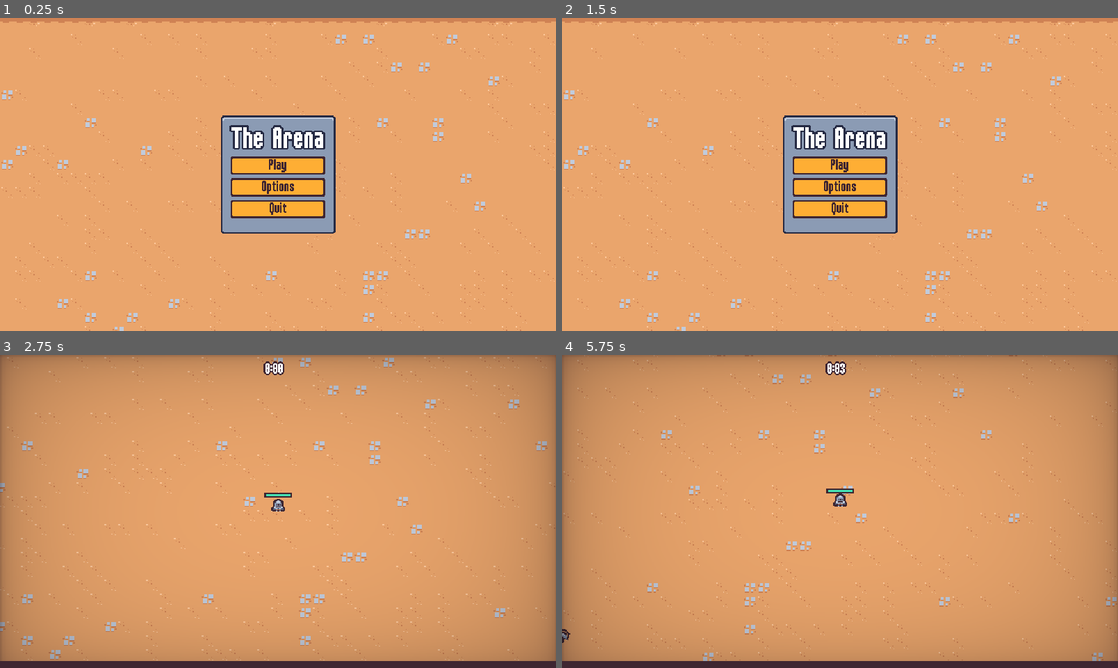
Above: before the commit, frames 1-4 (two rows, left to right).
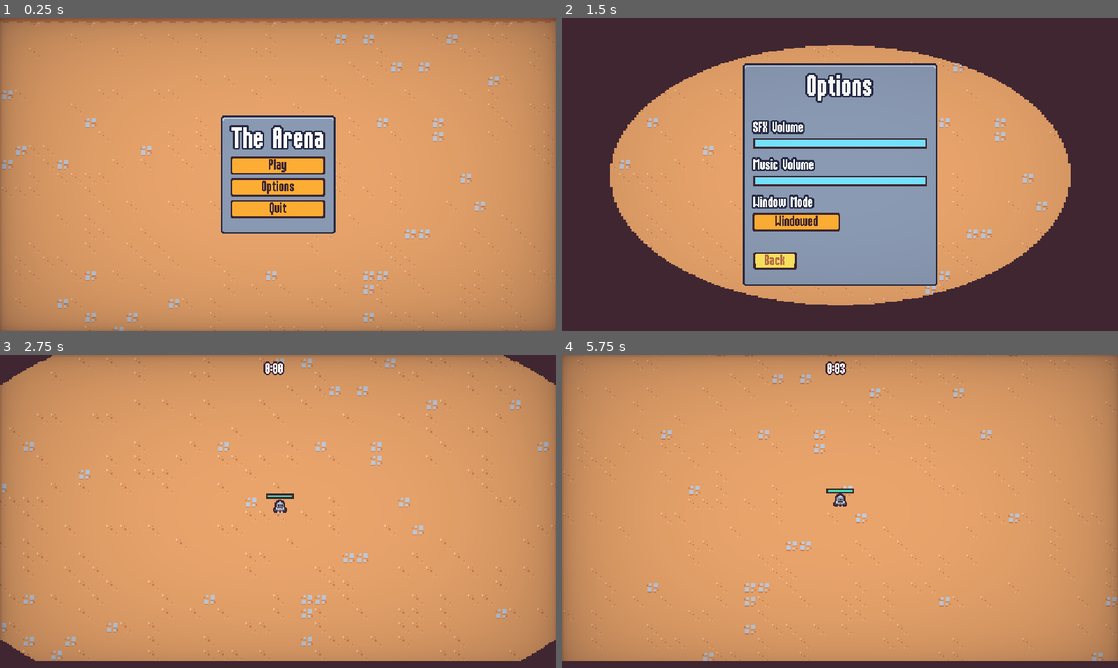
Above: after the commit, the same moments.

Repository: PWilliams0530/UdemySurvival2DGadotGame
Game: Godot game, scene res://scenes/UI/main_menu.tscn
Two runs of this game, one before a commit and one after it. Both use one fixed random seed, a clock stepped at 60 frames per second and the inputs below.
Inputs (mouse positions are in pixels of both pictures, inside the frame that each line leads up to):
- Up to frame 1 (0.25 s): no input
- Up to frame 2 (1.5 s): click "Options" at 0.5 s; click "Back" at 1.25 s
- Up to frame 3 (2.75 s): click "Play" at 2 s
- Up to frame 4 (5.75 s): move the mouse to (962, 495) at 2.77 s; press the mouse at (962, 495) at 2.78 s; hold Right (move_right) 2.78-3.53 s; move the mouse to (728, 527) at 3.52 s; release the mouse at (728, 527) at 3.53 s; hold S (move_down) 3.53-4.28 s; click (728, 527) at 3.6 s; move the mouse to (895, 442) at 4.27 s; press the mouse at (895, 442) at 4.28 s; hold Right (move_right) 4.28-5.03 s; move the mouse to (812, 574) at 5.02 s; release the mouse at (812, 574) at 5.03 s; hold Up (move_up) from 5.03 s (still down); click (812, 574) at 5.1 s

The runs differ from the first frame. In frame 1, 32% of the frame differs, in the area x 0-100%, y 0-100%; in frame 2, 69%; in frame 3, 5.0%; in frame 4, less than 0.1%.

Commit message:
AddedScreenTransitions

Diff:
--- a/project.godot
+++ b/project.godot
@@ -19,6 +19,7 @@
 
 GameEvents="*res://scenes/auto_load/game_events.tscn"
 MusicPlayer="*res://scenes/auto_load/music_player.tscn"
+ScreenTransition="*res://scenes/auto_load/screen_transition.tscn"
 
 [debug]
 
--- a/scenes/UI/end_screen.gd
+++ b/scenes/UI/end_screen.gd
@@ -25,6 +25,8 @@
 		$VictoryStreamPlayer.play()
 
 func on_restart_button_pressed():
+	ScreenTransition.transition()
+	await ScreenTransition.transitioned_halfway
 	get_tree().paused = false
 	get_tree().change_scene_to_file("res://scenes/main/main.tscn")
 
--- a/scenes/UI/main_menu.gd
+++ b/scenes/UI/main_menu.gd
@@ -8,9 +8,13 @@
 	$%QuitButton.pressed.connect(on_quit_pressed)
 
 func on_play_pressed():
+	ScreenTransition.transition()
+	await ScreenTransition.transitioned_halfway
 	get_tree().change_scene_to_file("res://scenes/main/main.tscn")
 
 func on_options_pressed():
+	ScreenTransition.transition()
+	await ScreenTransition.transitioned_halfway
 	var options_instance = options_scene.instantiate()
 	add_child(options_instance)
 	options_instance.back_pressed.connect(on_options_closed.bind(options_instance))
--- a/scenes/UI/main_menu.tscn
+++ b/scenes/UI/main_menu.tscn
@@ -9,6 +9,7 @@
 script = ExtResource("1_jonli")
 
 [node name="Vignette" parent="." instance=ExtResource("2_k7bme")]
+layer = 2
 
 [node name="TileMap" type="TileMap" parent="."]
 tile_set = ExtResource("1_h7l6k")
--- a/scenes/UI/options_menu.gd
+++ b/scenes/UI/options_menu.gd
@@ -48,4 +48,6 @@
 	set_bus_volume_percent(bus_name,value)
 
 func on_back_pressed():
+	ScreenTransition.transition()
+	await ScreenTransition.transitioned_halfway
 	back_pressed.emit()
--- a/scenes/UI/pause_menu.gd
+++ b/scenes/UI/pause_menu.gd
@@ -45,13 +45,19 @@
 	close()
 
 func on_quit_pressed():
+	ScreenTransition.transition()
+	await ScreenTransition.transitioned_halfway
 	get_tree().paused = false
 	get_tree().change_scene_to_file("res://scenes/UI/main_menu.tscn")
 
 func on_options_pressed():
+	ScreenTransition.transition()
+	await ScreenTransition.transitioned_halfway
 	var options_menu_instance = options_menu_scene.instantiate()
 	add_child(options_menu_instance)
 	options_menu_instance.back_pressed.connect(on_options_back_pressed.bind(options_menu_instance))
 
 func on_options_back_pressed(options_menu: Node):
+	ScreenTransition.transition()
+	await ScreenTransition.transitioned_halfway
 	options_menu.queue_free()
--- /dev/null
+++ b/scenes/auto_load/screen_transition.gd
@@ -0,0 +1,16 @@
+extends CanvasLayer
+
+signal transitioned_halfway
+#var skip_emit = false
+
+func transition():
+	$AnimationPlayer.play("default")
+	await transitioned_halfway
+	#skip_emit = true
+	$AnimationPlayer.play_backwards("default")
+
+func emit_transitioned_halfway():
+	#if skip_emit:
+		#skip_emit = false
+		#return
+	transitioned_halfway.emit()
--- /dev/null
+++ b/scenes/auto_load/screen_transition.gdshader
@@ -0,0 +1,25 @@
+shader_type canvas_item;
+
+uniform vec4 transition_color : source_color;
+uniform sampler2D transition_texture : filter_nearest;
+uniform float percent : hint_range(0.0, 1.0);
+
+void vertex() {
+	// Called for every vertex the material is visible on.
+}
+
+void fragment() {
+	// Called for every pixel the material is visible on.
+	vec4 transition_texture_color = texture(transition_texture, UV);
+	if (transition_texture_color.r > percent){
+		COLOR.a = 0.0;
+	}
+	else{
+		COLOR = transition_color;
+	}
+}
+
+//void light() {
+	// Called for every pixel for every light affecting the CanvasItem.
+	// Uncomment to replace the default light processing function with this one.
+//}
--- /dev/null
+++ b/scenes/auto_load/screen_transition.tscn
@@ -0,0 +1,106 @@
+[gd_scene load_steps=8 format=3 uid="uid://pu2yk2vti0ur"]
+
+[ext_resource type="Script" path="res://scenes/auto_load/screen_transition.gd" id="1_shu04"]
+[ext_resource type="Shader" path="res://scenes/auto_load/screen_transition.gdshader" id="1_t7h3k"]
+[ext_resource type="Texture2D" uid="uid://bfqmcmmjo4tre" path="res://assets/ui/screen_transition.png" id="2_un6ak"]
+
+[sub_resource type="Animation" id="Animation_ypl1r"]
+length = 0.001
+tracks/0/type = "value"
+tracks/0/imported = false
+tracks/0/enabled = true
+tracks/0/path = NodePath("ColorRect:material:shader_parameter/percent")
+tracks/0/interp = 1
+tracks/0/loop_wrap = true
+tracks/0/keys = {
+"times": PackedFloat32Array(0),
+"transitions": PackedFloat32Array(1),
+"update": 0,
+"values": [0.0]
+}
+tracks/1/type = "value"
+tracks/1/imported = false
+tracks/1/enabled = true
+tracks/1/path = NodePath("ColorRect:visible")
+tracks/1/interp = 1
+tracks/1/loop_wrap = true
+tracks/1/keys = {
+"times": PackedFloat32Array(0),
+"transitions": PackedFloat32Array(1),
+"update": 1,
+"values": [true]
+}
+
+[sub_resource type="Animation" id="Animation_wbn3q"]
+resource_name = "default"
+length = 0.4
+step = 0.05
+tracks/0/type = "value"
+tracks/0/imported = false
+tracks/0/enabled = true
+tracks/0/path = NodePath("ColorRect:material:shader_parameter/percent")
+tracks/0/interp = 1
+tracks/0/loop_wrap = true
+tracks/0/keys = {
+"times": PackedFloat32Array(0, 0.4),
+"transitions": PackedFloat32Array(2, 1),
+"update": 0,
+"values": [0.0, 1.0]
+}
+tracks/1/type = "method"
+tracks/1/imported = false
+tracks/1/enabled = true
+tracks/1/path = NodePath(".")
+tracks/1/interp = 1
+tracks/1/loop_wrap = true
+tracks/1/keys = {
+"times": PackedFloat32Array(0.4),
+"transitions": PackedFloat32Array(1),
+"values": [{
+"args": [],
+"method": &"emit_transitioned_halfway"
+}]
+}
+tracks/2/type = "value"
+tracks/2/imported = false
+tracks/2/enabled = true
+tracks/2/path = NodePath("ColorRect:visible")
+tracks/2/interp = 1
+tracks/2/loop_wrap = true
+tracks/2/keys = {
+"times": PackedFloat32Array(0, 0.05),
+"transitions": PackedFloat32Array(1, 1),
+"update": 1,
+"values": [false, true]
+}
+
+[sub_resource type="AnimationLibrary" id="AnimationLibrary_wlc6u"]
+_data = {
+"RESET": SubResource("Animation_ypl1r"),
+"default": SubResource("Animation_wbn3q")
+}
+
+[sub_resource type="ShaderMaterial" id="ShaderMaterial_1n67r"]
+shader = ExtResource("1_t7h3k")
+shader_parameter/transition_color = Color(0.247059, 0.14902, 0.192157, 1)
+shader_parameter/percent = 0.0
+shader_parameter/transition_texture = ExtResource("2_un6ak")
+
+[node name="ScreenTransition" type="CanvasLayer"]
+process_mode = 3
+layer = 5
+script = ExtResource("1_shu04")
+
+[node name="AnimationPlayer" type="AnimationPlayer" parent="."]
+libraries = {
+"": SubResource("AnimationLibrary_wlc6u")
+}
+
+[node name="ColorRect" type="ColorRect" parent="."]
+material = SubResource("ShaderMaterial_1n67r")
+anchors_preset = 15
+anchor_right = 1.0
+anchor_bottom = 1.0
+grow_horizontal = 2
+grow_vertical = 2
+mouse_filter = 2
Binary file added: assets/ui/screen_transition.png
Not shown, added: assets/ui/screen_transition.png.import
